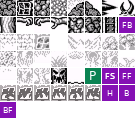
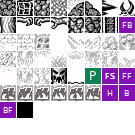
The second (135, 135) image is a revision of the first. Changes to its layers:
added layer "Debug #8" above "BossFish" over [17, 102, 33, 118]
